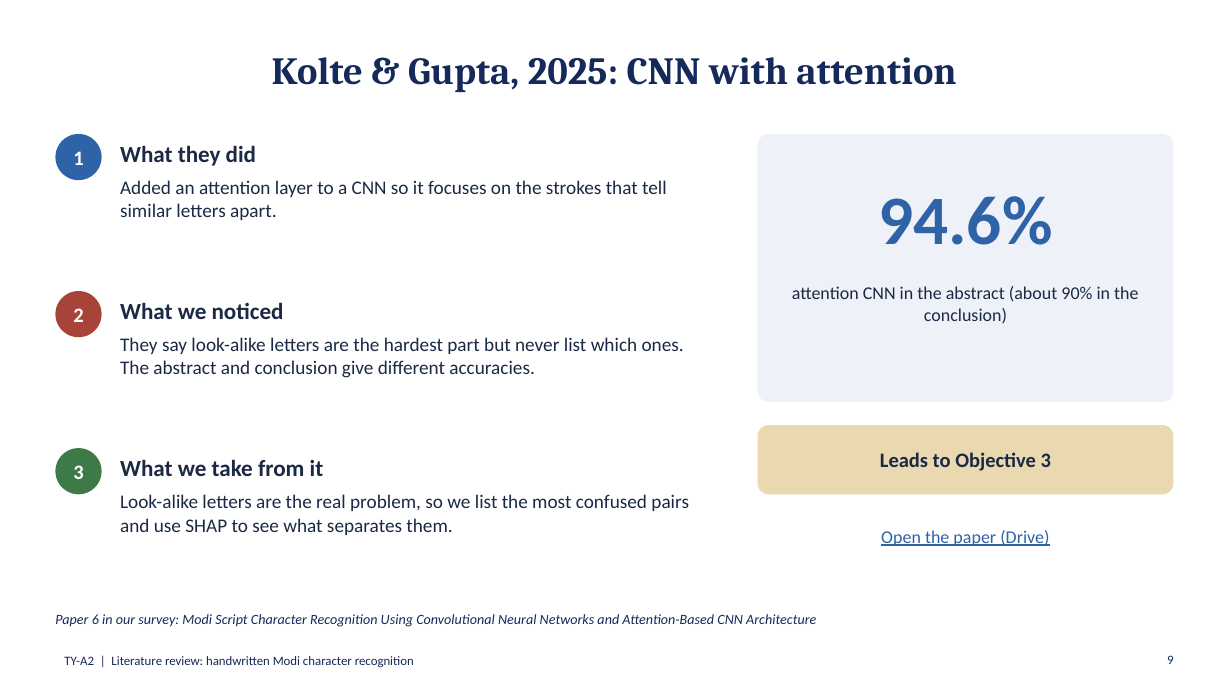
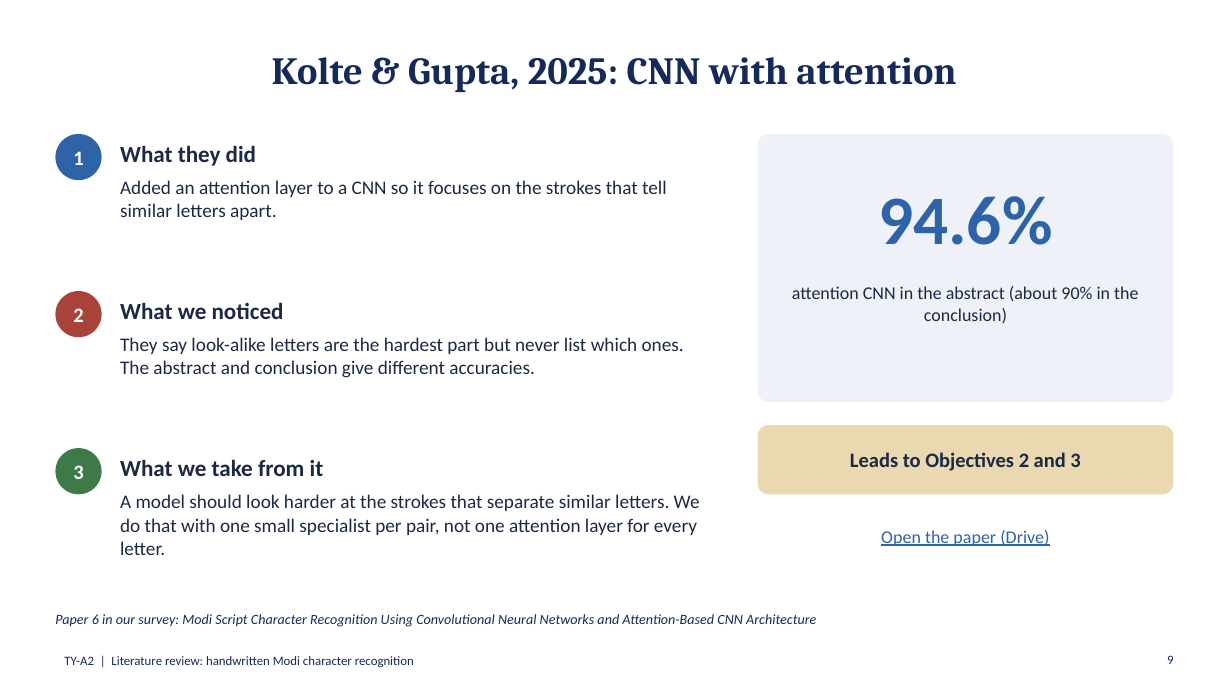
Before and after one commit to ananyac9820/modi-lipi-xai, a slide deck: slide 9 of docs/01_literature_survey/Literature_Review_Presentation.pptx. Drawn at 1232x693 pixels with LibreOffice and Linux fonts; fonts in the diff are those of the drawing. Boxes give left, top, right and bottom in pixels: in the first picture for what was removed or moved away, otherwise in the second. Text is boxed around its words. In the diff, an @@ line names an element or a change of style, - is before the commit and + after.

Commit message:
New objectives in synopsis, survey sheet, deck and implementation map

```diff
--- a/docs/01_literature_survey/Literature_Review_Presentation.pptx
+++ b/docs/01_literature_survey/Literature_Review_Presentation.pptx
@@ text at [850, 452, 1080, 471]: text changed @@
-Leads to Objective 3
+Leads to Objectives 2 and 3
@@ text at [120, 494, 700, 555]: text changed @@
-Look-alike letters are the real problem, so we list the most confused pairs and use SHAP to see what separates them.
+A model should look harder at the strokes that separate similar letters. We do that with one small specialist per pair, not one attention layer for every letter.
```
Also in this commit, not shown: 12 other slides changed, 1 slide removed, 10 other files.
